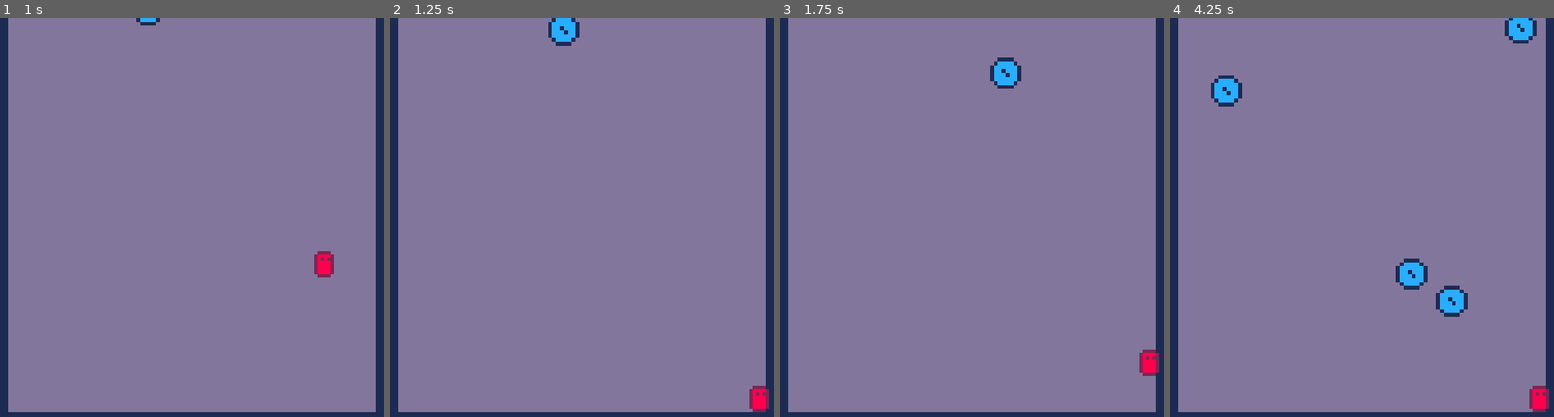
Above: before the commit, frames 1-4 (left to right).
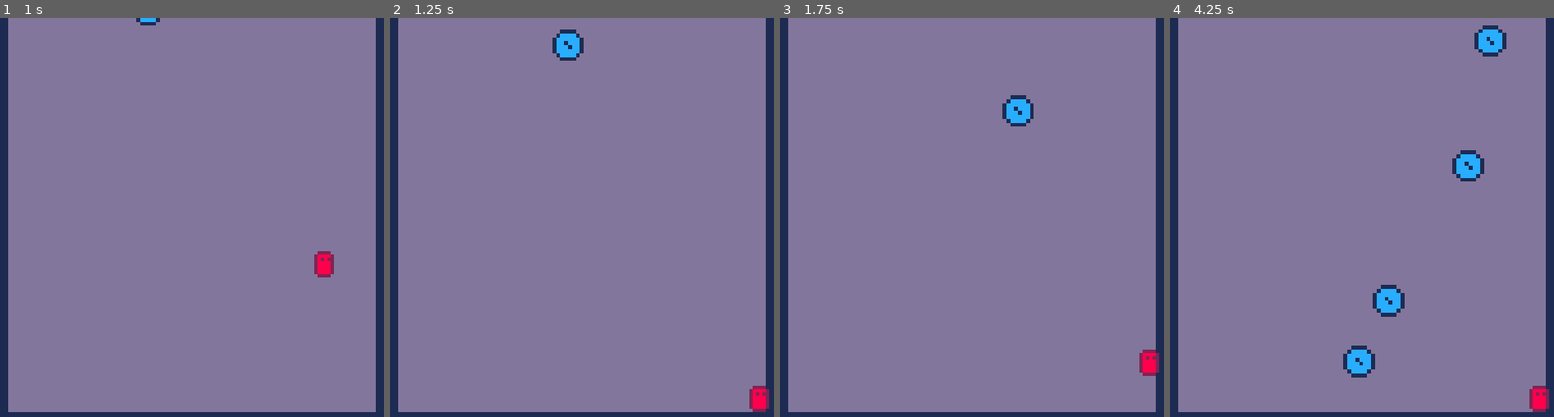
Above: after the commit, the same moments.

Repository: MaxenceCaronLasne/fallen-gods
Game: Godot game, scene res://game_scene.tscn
Same seed, same stepped clock (60 frames per second), same inputs: the game is played once before the commit and once after it.
Inputs:
- Up to frame 1 (1 s): tap Enter at 0.5 s; hold Right (right) from 0.53 s (still down); hold Space (accept) from 0.53 s (still down)
- Up to frame 2 (1.25 s): keep holding Right (right); keep holding Space (accept)
- Up to frame 3 (1.75 s): keep holding Right (right); release Space (accept) at 1.28 s; tap Space (accept) at 1.35 s
- Up to frame 4 (4.25 s): release Right (right) at 2.03 s; hold Left (left) 2.03-2.78 s; hold Space (accept) 2.03-2.78 s; hold Right (right) from 2.78 s (still down); tap Space (accept) at 2.85 s; hold Space (accept) from 3.53 s (still down)

Frame 1 is identical in both runs. In frame 2, 0.7% of the frame differs, in the area x 41-51%, y 0-11%; in frame 3, 1.0%; in frame 4, 4.2%, in the area x 10-96%, y 0-91%.

Commit message:
fix: better saw spawning:

Diff:
--- a/saw.gd
+++ b/saw.gd
@@ -1,8 +1,9 @@
 extends CharacterBody2D
 class_name Saw
 
-@export var INITIAL_DIRECTION: Vector2 = Vector2.DOWN + Vector2.LEFT
-@export var SPEED: float = 40.0
+var initial_direction: Vector2 = Vector2.DOWN + Vector2.LEFT
+
+@export var _speed: float = 40.0
 
 var _is_touched: bool = false
 
@@ -13,7 +14,7 @@
 	queue_free()
 	return true
 
-func _move(delta) -> void:
+func _move(delta: float) -> void:
 	if _is_touched and Toggles.saw_stops_when_hovered:
 		return
 
@@ -22,12 +23,11 @@
 		velocity = velocity.bounce(collision.get_normal())
 
 func _ready():
-	velocity = INITIAL_DIRECTION * SPEED
+	velocity = initial_direction * _speed
 
-func _process(delta):
+func _process(delta: float):
 	_move(delta)
 
 func _on_hit_box_body_entered(_body):
-	print_debug("hello!")
 	modulate = Color.RED
 	_is_touched = true
--- a/saw_spawner.gd
+++ b/saw_spawner.gd
@@ -13,8 +13,16 @@
 	saw.position = Vector2(
 		randf_range(0, _collision_shape.shape.get_rect().size.x - 1),
 		randf_range(0, _collision_shape.shape.get_rect().size.y - 1))
-	saw.INITIAL_DIRECTION = (Vector2.DOWN + [Vector2.LEFT, Vector2.RIGHT].pick_random() + Vector2(randf_range(-1.0, 1.0), 0)).normalized()
+	saw.initial_direction = _get_initial_direction()
 	add_child(saw)
+
+func _get_initial_direction() -> Vector2:
+	var res := Vector2.DOWN
+	res += [
+		Vector2.LEFT + Vector2(randf_range(0, 0.2), 0),
+		Vector2.RIGHT + Vector2(randf_range(-0.2, 0), 0)
+	].pick_random() as Vector2
+	return res
 
 func _ready():
 	_timer.timeout.connect(spawn)
